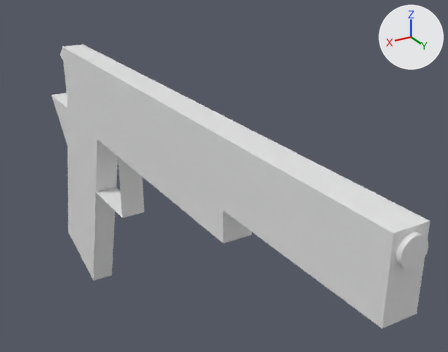
Renders of the Blender file 1911_pistol.blend from each side of a commit.
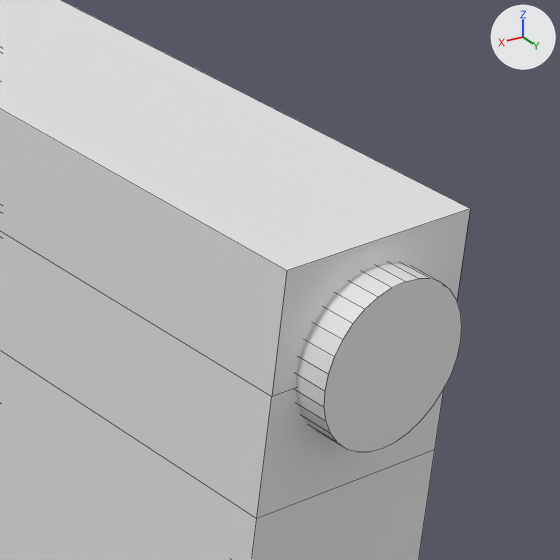
Each version appears first whole from a 50 mm lens placed at (0.14, 0.437, 0.203), pointed at (-0.039, 0.14, 0.055), and next in a close-up on the part from 75% to 100% of the width and 51% to 83% of the height. Lighting does not change. The marker at upper right points along +X, +Y and +Z. The close-ups show mesh edges as thin lines.

Names of what the first close-up shows: 'Cylinder', 'slide (long)'.
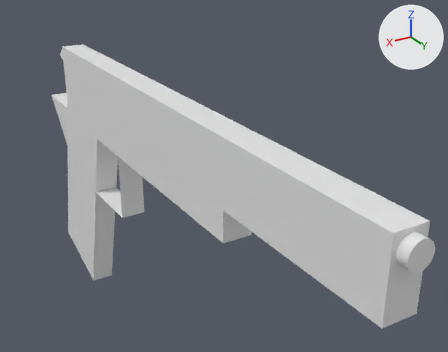
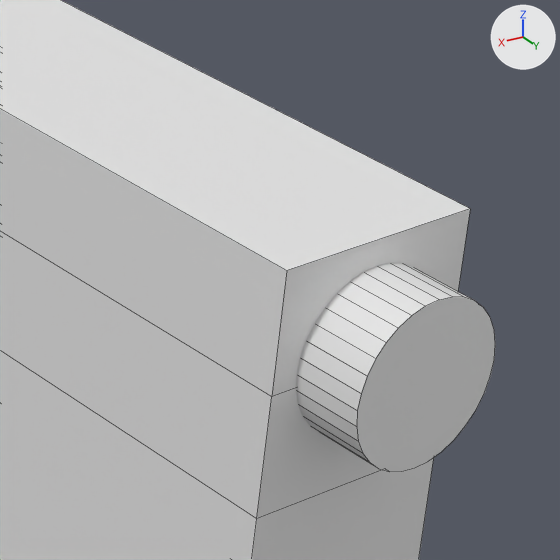
Commit message: Created the bulge in barrel that appears on the ejection port.

Boxes (x1, y1, x2, y2) around the edits, measured in the close-ups (560 x 560 px):
'barrel', added
    after: (296, 263, 495, 472)
'Cylinder', deleted
    before: (296, 263, 462, 452)

The change, as a list of edits to the scene's bpy script:
```text
Add me_cylinder_1:
    me_cylinder_1.from_pydata(...)  # 160 vertices, 130 faces; spans x -0.0075..0.0075, y -0.0071..0.0071, z -0.0635..0.0635
Remove ob_cylinder:
    ob_cylinder = bpy.data.objects.new('Cylinder', me_cylinder)
    ob_cylinder.location = (0.0001, 0.2252, 0.1037)
    ob_cylinder.rotation_euler = (1.571, 0.0, 0.0)  # degrees (90, 0, 0)
    ob_cylinder.scale = (1.0, 1.0, 1.52)
Add ob_barrel:
    ob_barrel = bpy.data.objects.new('barrel', me_cylinder_1)
    ob_barrel.location = (0.0001, 0.1994, 0.1037)
    ob_barrel.rotation_euler = (1.571, 0.0, 0.0)  # degrees (90, 0, 0)
    ob_barrel.scale = (1.0, 1.0, 1.97)
```
